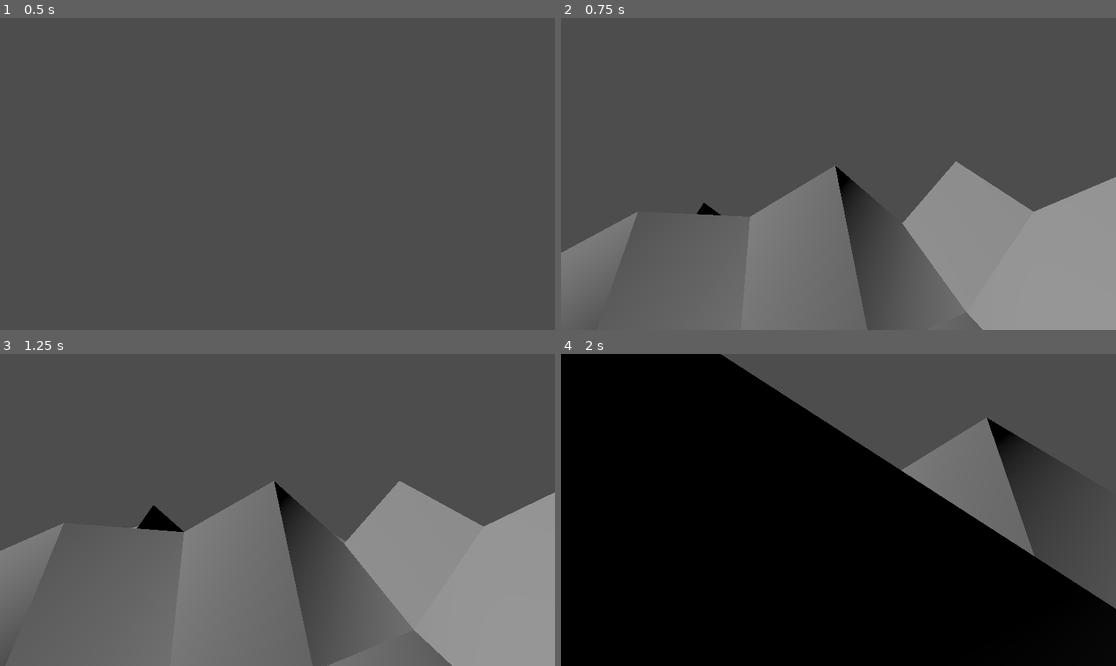
Above: before the commit, frames 1-4 (two rows, left to right).
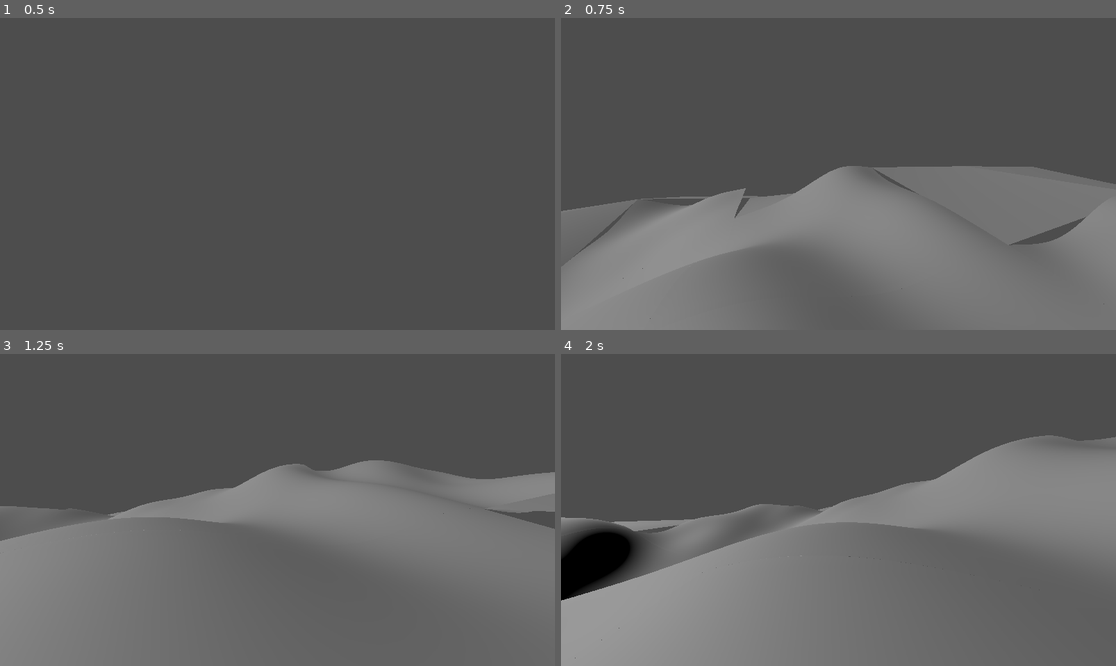
Above: after the commit, the same moments.

Repository: tywood01/GDPTK
Game: Godot game, scene res://scenes/world.tscn
Same seed, same stepped clock (60 frames per second), same inputs: the game is played once before the commit and once after it.
Inputs (mouse positions are in pixels of both pictures, inside the frame that each line leads up to):
- Up to frame 1 (0.5 s): no input
- Up to frame 2 (0.75 s): tap Enter (ui_accept) at 0.5 s; move the mouse to (866, 174) at 0.52 s; hold W (up) from 0.53 s (still down)
- Up to frame 3 (1.25 s): keep holding W (up); tap Enter (ui_accept) at 0.77 s
- Up to frame 4 (2 s): keep holding W (up); move the mouse to (810, 510) at 1.27 s; tap Enter (ui_accept) at 1.52 s

Frame 1 is identical in both runs. In frame 2, 29% of the frame differs, in the area x 0-100%, y 45-100%; in frame 3, 30%; in frame 4, 80%, in the area x 0-100%, y 0-100%.

Commit message:
Added LOD and blurring
added blurring to the camera and then added LOD the blurring makes it look better so you can't tell that the farther away objects are less loaded

Diff:
--- a/project.godot
+++ b/project.godot
@@ -12,7 +12,7 @@
 
 config/name="GodotPluginProject"
 run/main_scene="res://scenes/world.tscn"
-config/features=PackedStringArray("4.4", "Forward Plus")
+config/features=PackedStringArray("4.3", "Forward Plus")
 config/icon="res://assets/icon.svg"
 
 [editor_plugins]
--- a/scenes/ChunkManager.gd
+++ b/scenes/ChunkManager.gd
@@ -4,8 +4,12 @@
 var mesh : MeshInstance3D
 var size_depth : int = 20
 var size_width : int = 20
-var mesh_resolution : int = 0.5
 var HEIGHT_SCALE : int = 50
+@export var high_resolution : int = 4  # Highest resolution for nearby chunks
+@export var medium_resolution : int = 2  # Medium resolution for mid-range chunks
+@export var low_resolution : int = 0.5  # Lowest resolution for far chunks
+@export var max_detail_distance : float = 1.0  # Distance to use high resolution
+@export var mid_detail_distance : float = 2.0  # Distance to use medium resolution
 
 @export var height : FastNoiseLite
 @export var moisture : FastNoiseLite
@@ -14,7 +18,7 @@
 @export var textureDesert : Texture
 @export var textureSnow : Texture
 
-@export var mymatrial : Material
+@export var mymaterial : Material
 
 const CHUNK_SIZE = 20  # Ensure this matches your terrain generation size
 const RENDER_DISTANCE = 4  # How many chunks around the player to keep loaded
@@ -24,7 +28,6 @@
 var update_interval = 0.5  # Throttle updates to every 0.5 seconds
 var time_since_last_update = 0.0
 
-# Quadtree class for storing chunks in quadrants
 class Quadtree:
 	var chunks = {}
 
@@ -32,9 +35,7 @@
 		chunks[chunk_pos] = chunk
 
 	func get_chunk(chunk_pos: Vector2):
-		if chunks.has(chunk_pos):
-			return chunks[chunk_pos]
-		return null
+		return chunks.get(chunk_pos, null)
 
 	func remove(chunk_pos: Vector2):
 		if chunks.has(chunk_pos):
@@ -52,16 +53,15 @@
 		var player_pos = get_parent().get_node("PlayerMovement").global_transform.origin
 		var chunk_pos = Vector2(int(player_pos.x / CHUNK_SIZE), int(player_pos.z / CHUNK_SIZE))
 
-		# Only update if the player has moved to a new chunk
 		if chunk_pos != last_player_chunk_pos:
 			update_chunks(chunk_pos)
 			last_player_chunk_pos = chunk_pos
 
 		time_since_last_update = 0.0
 
-# Update chunks around the player
 func update_chunks(player_chunk_pos: Vector2):
 	var chunks_to_load = []
+	var chunks_to_unload = []
 
 	# Load chunks within render distance
 	for x in range(-RENDER_DISTANCE, RENDER_DISTANCE + 1):
@@ -70,8 +70,22 @@
 
 			if not quadtree.get_chunk(chunk):
 				chunks_to_load.append(chunk)
+			else:
+				# Update resolution of already loaded chunks
+				var chunk_instance = quadtree.get_chunk(chunk)
+				var distance = chunk.distance_to(player_chunk_pos)
+				var resolution = determine_resolution(distance)
 
-	load_chunks(chunks_to_load)
+				if chunk_instance.get("resolution") != resolution:
+					chunks_to_unload.append(chunk)  # Mark for unloading
+					chunks_to_load.append(chunk)  # Mark for loading a new one
+
+	# Unload chunks that are marked
+	for chunk in chunks_to_unload:
+		unload_chunk(chunk)
+
+	# Load new chunks
+	load_chunks(chunks_to_load, player_chunk_pos)
 
 	# Unload chunks outside of render distance
 	var loaded_chunks = quadtree.get_loaded_chunks()
@@ -79,38 +93,27 @@
 		if chunk.distance_to(player_chunk_pos) > RENDER_DISTANCE:
 			unload_chunk(chunk)
 
-# Load new chunks and generate terrain
-func load_chunks(chunks_to_load: Array):
+func load_chunks(chunks_to_load: Array, player_chunk_pos: Vector2):
+	var player_pos = get_parent().get_node("PlayerMovement").global_transform.origin
+
 	for chunk in chunks_to_load:
-		var new_chunk = generate(chunk)
+		var distance = chunk.distance_to(player_chunk_pos)
+		var resolution = determine_resolution(distance)
+		var new_chunk = generate(chunk, resolution)
 		quadtree.insert(chunk, new_chunk)
 		add_child(new_chunk)
 
-# Unload chunks that are far from the player
 func unload_chunk(chunk_pos: Vector2):
 	var chunk = quadtree.get_chunk(chunk_pos)
 	if chunk:
 		chunk.queue_free()
 		quadtree.remove(chunk_pos)
 
-# Generate the terrain for a chunk
-func generate_terrain(chunk_pos: Vector2) -> MeshInstance3D:
-	var terrain = MeshInstance3D
-	print(chunk_pos)
-	# Translate the terrain chunk to the correct world position using chunk size
-	#terrain.global_transform.origin = Vector3(chunk_pos.x * CHUNK_SIZE, 0, chunk_pos.y * CHUNK_SIZE)
-
-	# Call your existing terrain generation logic here
-
-	# Pass the chunk coordinates to the terrain generator if necessary
-	# Add terrain generation script to the terrain chunk
-	return terrain
-func generate(chunk_pos: Vector2 = Vector2(0, 0)):
-
+func generate(chunk_pos: Vector2 = Vector2(0, 0), resolution: int = 2):
 	var plane_mesh = PlaneMesh.new()
 	plane_mesh.size = Vector2(size_width, size_depth)
-	plane_mesh.subdivide_depth = size_depth * mesh_resolution
-	plane_mesh.subdivide_width = size_width * mesh_resolution
+	plane_mesh.subdivide_depth = size_depth * resolution
+	plane_mesh.subdivide_width = size_width * resolution
 
 	var surface = SurfaceTool.new()
 	var data = MeshDataTool.new()
@@ -119,15 +122,11 @@
 	var array_plane = surface.commit()
 	data.create_from_surface(array_plane, 0)
 
-	# Offset vertex positions based on chunk coordinates
 	for i in range(data.get_vertex_count()):
 		var vertex = data.get_vertex(i)
-
-		# Apply height noise and offset with chunk coordinates
 		vertex.x += chunk_pos.x * size_width
 		vertex.z += chunk_pos.y * size_depth
 		vertex.y = height.get_noise_2d(vertex.x, vertex.z) * HEIGHT_SCALE
-
 		data.set_vertex(i, vertex)
 
 	array_plane.clear_surfaces()
@@ -136,11 +135,19 @@
 	surface.create_from(array_plane, 0)
 	surface.generate_normals()
 
-	mesh = MeshInstance3D.new()
-	mesh.mesh = surface.commit()
-	mesh.create_trimesh_collision()
-	mesh.cast_shadow = GeometryInstance3D.SHADOW_CASTING_SETTING_OFF
+	var mesh_instance = MeshInstance3D.new()
+	mesh_instance.mesh = surface.commit()
+	mesh_instance.create_trimesh_collision()
+	mesh_instance.cast_shadow = GeometryInstance3D.SHADOW_CASTING_SETTING_OFF
 
-	# Add navigation to our mesh.
-	mesh.add_to_group("NavSource")
-	return mesh
+	mesh_instance.set("resolution", resolution)  # Store the resolution for later checks
+	mesh_instance.add_to_group("NavSource")
+	return mesh_instance
+
+func determine_resolution(distance: float) -> int:
+	if distance <= max_detail_distance:
+		return high_resolution
+	elif distance <= mid_detail_distance:
+		return medium_resolution
+	else:
+		return low_resolution
--- a/scenes/player.tscn
+++ b/scenes/player.tscn
@@ -1,10 +1,17 @@
-[gd_scene load_steps=4 format=3 uid="uid://2i5p8470f8bt"]
+[gd_scene load_steps=5 format=3 uid="uid://2i5p8470f8bt"]
 
 [ext_resource type="Script" path="res://scripts/player.gd" id="1_4mr8f"]
 
 [sub_resource type="CapsuleShape3D" id="CapsuleShape3D_m7ycy"]
 
 [sub_resource type="CapsuleMesh" id="CapsuleMesh_txf8l"]
+
+[sub_resource type="CameraAttributesPractical" id="CameraAttributesPractical_fmf3x"]
+dof_blur_far_enabled = true
+dof_blur_far_distance = 19.63
+dof_blur_far_transition = 50.0
+dof_blur_near_distance = 8.81
+dof_blur_amount = 0.5
 
 [node name="CharacterBody3D" type="CharacterBody3D"]
 script = ExtResource("1_4mr8f")
@@ -17,3 +24,4 @@
 
 [node name="Camera3D" type="Camera3D" parent="."]
 transform = Transform3D(1, 0, 0, 0, 1, 0, 0, 0, 1, 0, 0.598571, 0)
+attributes = SubResource("CameraAttributesPractical_fmf3x")
--- a/scenes/world.tscn
+++ b/scenes/world.tscn
@@ -1,12 +1,17 @@
-[gd_scene load_steps=5 format=3 uid="uid://lemu2viuthcg"]
+[gd_scene load_steps=7 format=3 uid="uid://lemu2viuthcg"]
 
 [ext_resource type="Script" path="res://scenes/ChunkManager.gd" id="1_4x4k6"]
 [ext_resource type="PackedScene" uid="uid://2i5p8470f8bt" path="res://scenes/player.tscn" id="1_6axpf"]
 
 [sub_resource type="FastNoiseLite" id="FastNoiseLite_rwgxs"]
-frequency = 0.0223
+frequency = 0.0034
 
 [sub_resource type="FastNoiseLite" id="FastNoiseLite_4wyf3"]
+
+[sub_resource type="GDScript" id="GDScript_57udf"]
+
+[sub_resource type="ShaderMaterial" id="ShaderMaterial_wke1j"]
+script = SubResource("GDScript_57udf")
 
 [node name="Node3D" type="Node3D"]
 
@@ -20,3 +25,4 @@
 script = ExtResource("1_4x4k6")
 height = SubResource("FastNoiseLite_rwgxs")
 moisture = SubResource("FastNoiseLite_4wyf3")
+mymaterial = SubResource("ShaderMaterial_wke1j")
